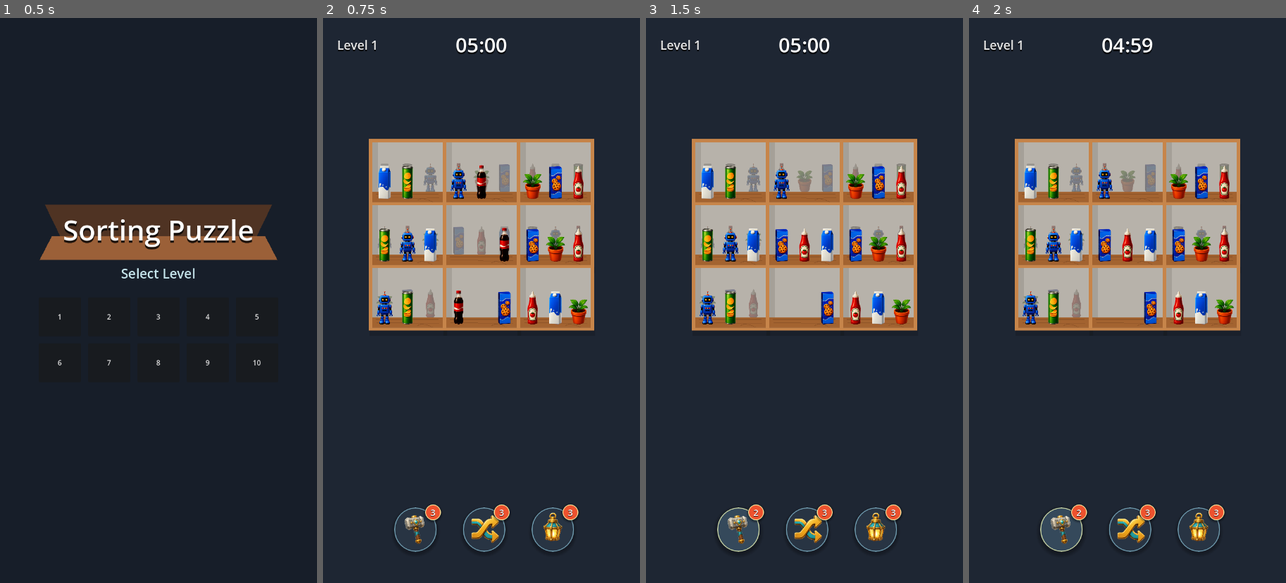
Above: before the commit, frames 1-4 (left to right).
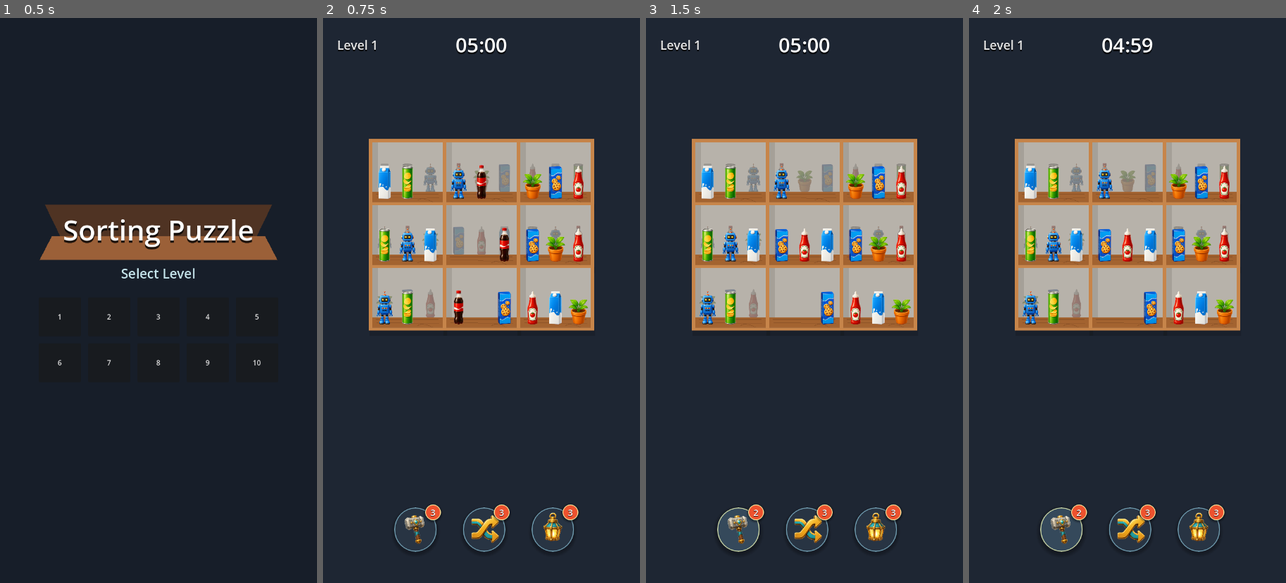
Above: after the commit, the same moments.

Repository: vladeque/sorting-puzzle
Game: Godot game, scene res://scenes/main_menu.tscn
Same seed, same stepped clock (60 frames per second), same inputs: the game is played once before the commit and once after it.
Inputs:
- Up to frame 1 (0.5 s): no input
- Up to frame 2 (0.75 s): click "1" at 0.5 s
- Up to frame 3 (1.5 s): click "3" at 1.25 s
- Up to frame 4 (2 s): no input

Frame 1 is identical in both runs. In frame 2, 3.6% of the frame differs, in the area x 16-84%, y 26-55%; in frame 3, 3.7%; in frame 4, 3.7%.

Commit message:
Toggle item outline with highlight state

Diff:
--- a/scenes/item.tscn
+++ b/scenes/item.tscn
@@ -14,8 +14,8 @@
 
 void fragment() {
 	vec4 vertex_color = COLOR;
-	vec4 base_color = texture(TEXTURE, UV) * vertex_color;
-	vec4 final_color = base_color;
+	vec4 base_color = texture(TEXTURE, UV);
+	vec4 final_color = vec4(0.0);
 
 	if (outline_width > 0.0 && base_color.a <= alpha_threshold) {
 		vec2 outline_step = TEXTURE_PIXEL_SIZE * outline_width;
@@ -49,8 +49,11 @@
 z_index = 6
 script = ExtResource("1_item_script")
 
+[node name="OutlineSprite" type="Sprite2D" parent="."]
+visible = false
+material = SubResource("ShaderMaterial_item_outline")
+
 [node name="Sprite2D" type="Sprite2D" parent="."]
-material = SubResource("ShaderMaterial_item_outline")
 
 [node name="CollisionShape2D" type="CollisionShape2D" parent="."]
 shape = SubResource("RectangleShape2D_item_hitbox")
--- a/scripts/item.gd
+++ b/scripts/item.gd
@@ -29,6 +29,7 @@
 		outline_alpha_threshold = value
 		_apply_outline()
 
+var _outline_enabled := false
 var _outline_material: ShaderMaterial
 
 func _ready() -> void:
@@ -39,48 +40,57 @@
 
 
 func set_outline(enabled: bool, color: Color, width: float) -> void:
+	_outline_enabled = enabled
 	outline_color = color
-	outline_width = width if enabled else 0.0
+	outline_width = width
 
 
 func _apply_texture() -> void:
 	var sprite := get_node_or_null("Sprite2D") as Sprite2D
-	if sprite == null:
-		return
+	if sprite != null:
+		sprite.texture = texture
 
-	sprite.texture = texture
+	var outline_sprite := get_node_or_null("OutlineSprite") as Sprite2D
+	if outline_sprite != null:
+		outline_sprite.texture = texture
 
 
 func _apply_visual_scale() -> void:
 	var sprite := get_node_or_null("Sprite2D") as Sprite2D
-	if sprite == null:
-		return
+	if sprite != null:
+		sprite.scale = Vector2.ONE * visual_scale
 
-	sprite.scale = Vector2.ONE * visual_scale
+	var outline_sprite := get_node_or_null("OutlineSprite") as Sprite2D
+	if outline_sprite != null:
+		outline_sprite.scale = Vector2.ONE * visual_scale
 
 
 func _prepare_outline_material() -> void:
-	var sprite := get_node_or_null("Sprite2D") as Sprite2D
-	if sprite == null:
+	var outline_sprite := get_node_or_null("OutlineSprite") as Sprite2D
+	if outline_sprite == null:
 		return
 
-	var shader_material := sprite.material as ShaderMaterial
+	var shader_material := outline_sprite.material as ShaderMaterial
 	if shader_material == null:
 		return
 
 	_outline_material = shader_material.duplicate() as ShaderMaterial
-	sprite.material = _outline_material
+	outline_sprite.material = _outline_material
 
 
 func _apply_outline() -> void:
 	if _outline_material == null:
-		var sprite := get_node_or_null("Sprite2D") as Sprite2D
-		if sprite != null:
-			_outline_material = sprite.material as ShaderMaterial
+		var outline_sprite := get_node_or_null("OutlineSprite") as Sprite2D
+		if outline_sprite != null:
+			_outline_material = outline_sprite.material as ShaderMaterial
 
 	if _outline_material == null:
 		return
 
+	var outline_sprite := get_node_or_null("OutlineSprite") as Sprite2D
+	if outline_sprite != null:
+		outline_sprite.visible = _outline_enabled
+
 	_outline_material.set_shader_parameter("outline_color", outline_color)
-	_outline_material.set_shader_parameter("outline_width", outline_width)
+	_outline_material.set_shader_parameter("outline_width", outline_width if _outline_enabled else 0.0)
 	_outline_material.set_shader_parameter("alpha_threshold", outline_alpha_threshold)
Not shown, changed: docs/SCENES.md
Not shown, changed: docs/SCRIPTS.md
